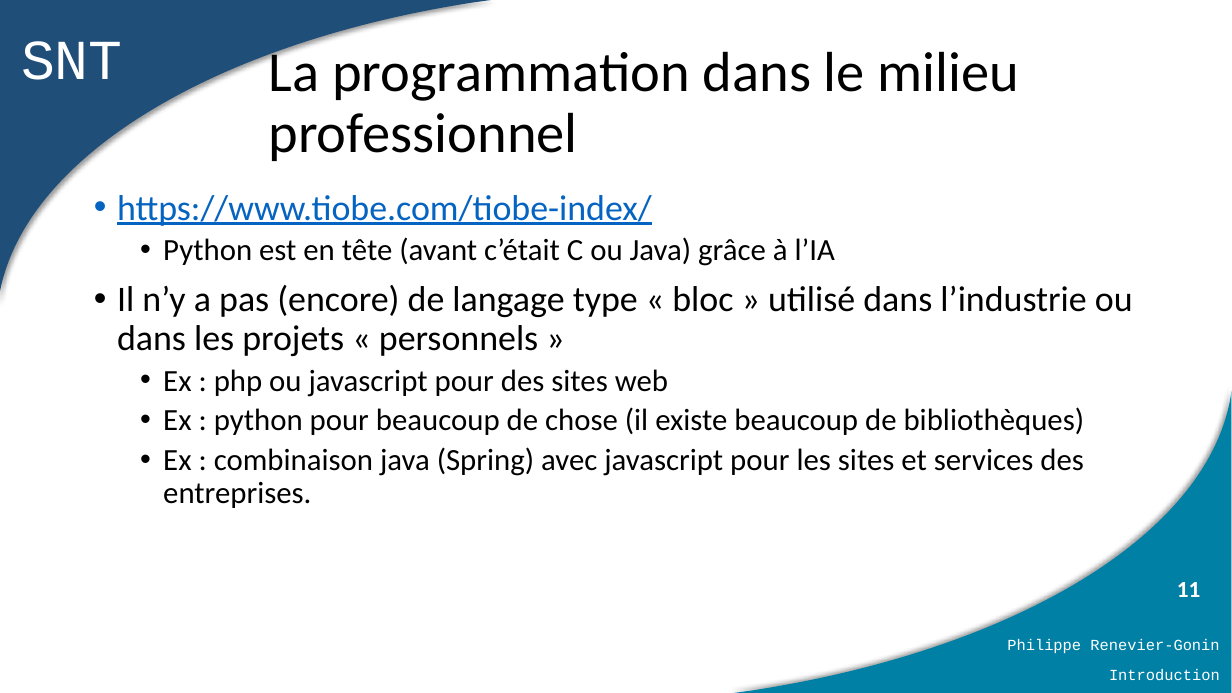
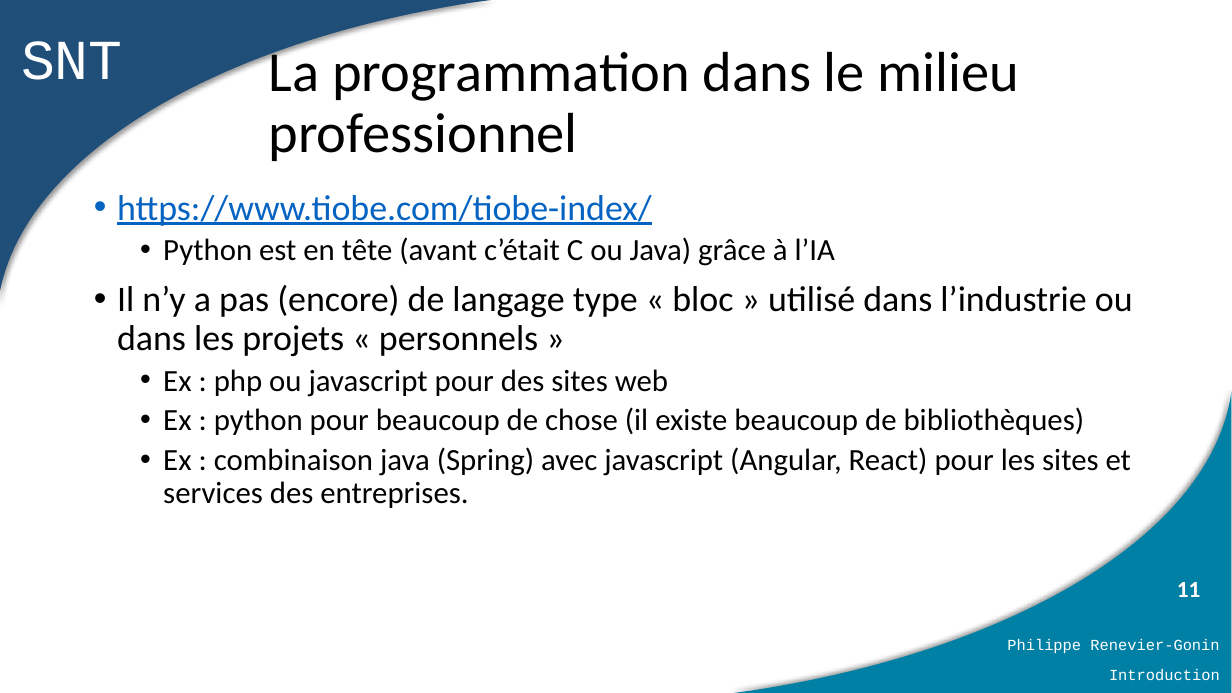
Before and after one commit to PhilippeRenevierGonin/snt, a slide deck: slide 11 of 01_python/cours/01_introduction générale.pptx. Drawn at 1232x693 pixels with LibreOffice and Linux fonts; fonts in the diff are those of the drawing. Boxes give left, top, right and bottom in pixels: in the first picture for what was removed or moved away, otherwise in the second. Text is boxed around its words. In the diff, an @@ line names an element or a change of style, - is before the commit and + after.

```diff
--- a/01_python/cours/01_introduction générale.pptx
+++ b/01_python/cours/01_introduction générale.pptx
@@ text at box(163, 447, 1131, 508): text changed @@
-  • Ex : combinaison java (Spring) avec javascript pour les sites et services des entreprises.
+  • Ex : combinaison java (Spring) avec javascript (Angular, React) pour les sites et services des entreprises.
```
Also in this commit, not shown: 1 other slide changed, 11 other files.
